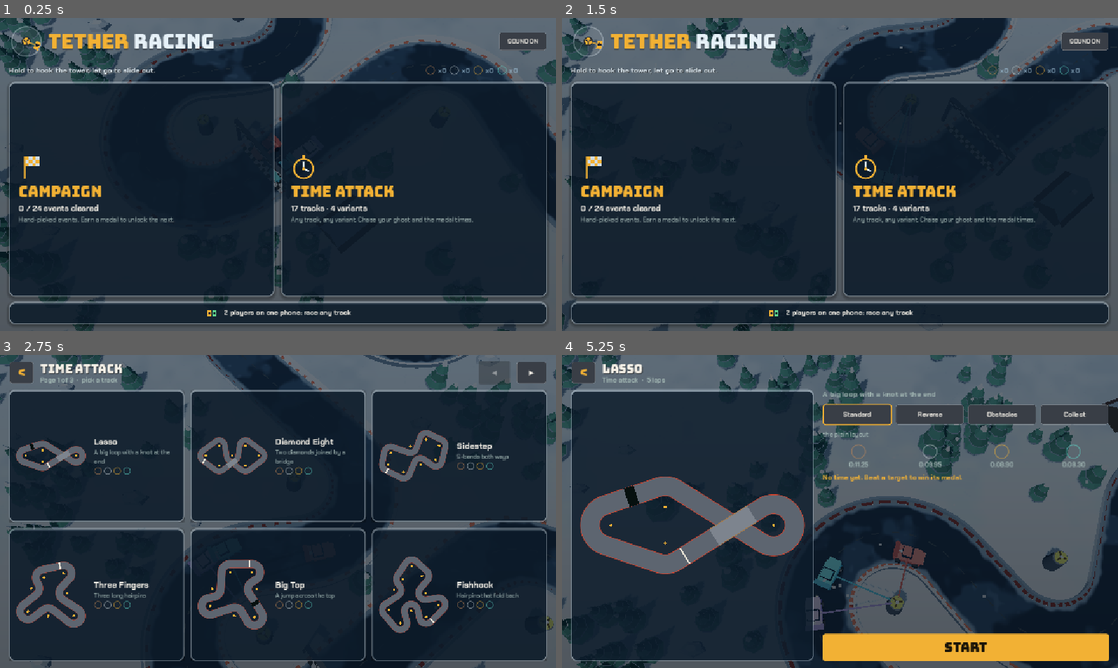
Above: before the commit, frames 1-4 (two rows, left to right).
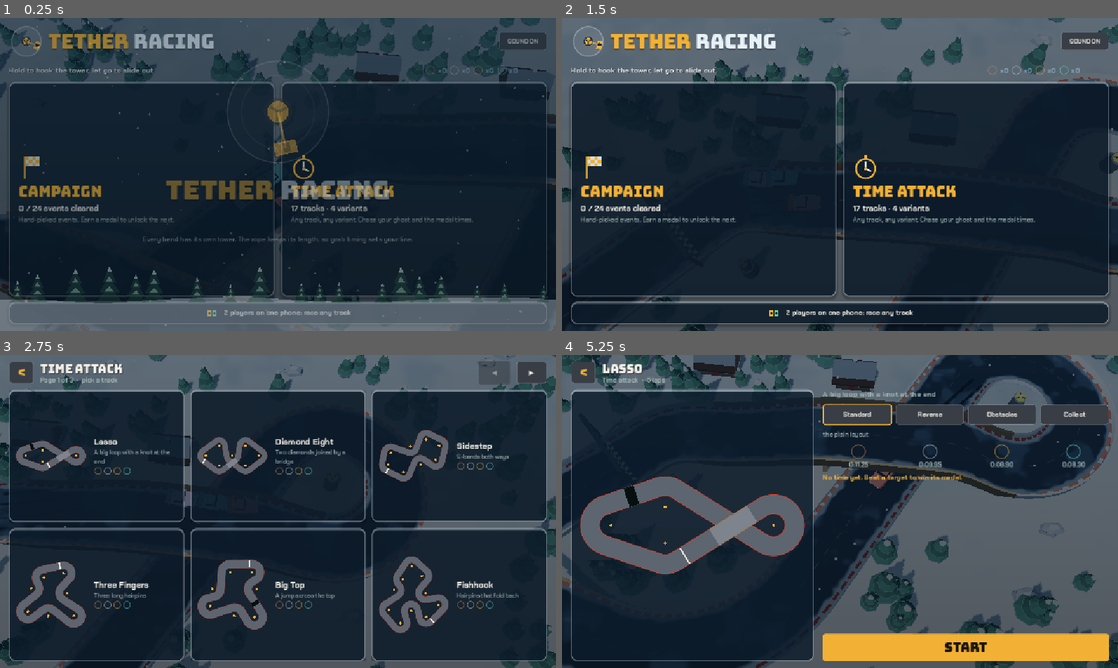
Above: after the commit, the same moments.

Repository: guillaumefont/games
Game: Godot game, scene res://scenes/main.tscn
Two runs of this game, one before a commit and one after it. Both use one fixed random seed, a clock stepped at 60 frames per second and the inputs below.
Inputs (mouse positions are in pixels of both pictures, inside the frame that each line leads up to):
- Up to frame 1 (0.25 s): no input
- Up to frame 2 (1.5 s): click (701, 190) at 0.52 s; click "<" at 1.25 s
- Up to frame 3 (2.75 s): click (411, 527) at 2.02 s
- Up to frame 4 (5.25 s): click "▶" at 2.75 s; click "◀" at 3.5 s; click (656, 455) at 4.27 s; click "Standard" at 5 s

The runs differ from the first frame. In frame 1, 32% of the frame differs, in the area x 0-100%, y 0-100%; in frame 2, 14%; in frame 3, 9.9%; in frame 4, 36%.

Commit message:
Custom boot splash and loading screen
- Boot splash (Android and web): the tower emblem with the car on its
  tether and the TETHER RACING wordmark on night blue, rendered from the
  game's own drawing by tools/gen_splash.gd into icons/splash.png.
- Loading screen with the same art in a snowy night scene (animated
  emblem, falling snow, pines), the track name and a gameplay tip. It
  covers startup, the build of each race track and the return to menu,
  then fades out.

Co-Authored-By: Claude Opus 5.5 <noreply@anthropic.com>
Claude-Session: https://claude.ai/code/session_01VxP4fsK6zWLaqWrecQnMUK

Diff:
--- a/tether-rally/project.godot
+++ b/tether-rally/project.godot
@@ -7,7 +7,9 @@
 config/description="Original slingshot-style racer: hook spinning towers, whip round the bends."
 run/main_scene="res://scenes/main.tscn"
 config/features=PackedStringArray("4.7", "Mobile")
-boot_splash/bg_color=Color(0.063, 0.161, 0.169, 1)
+boot_splash/bg_color=Color(0.0235, 0.0706, 0.1059, 1)
+boot_splash/image="res://icons/splash.png"
+boot_splash/stretch_mode=1
 config/icon="res://icon.svg"
 
 [display]
--- a/tether-rally/scripts/main.gd
+++ b/tether-rally/scripts/main.gd
@@ -51,8 +51,10 @@
 		if not nx.is_empty():
 			ui.menu.ev = nx
 			_start_event(nx))
-	ui.menu_pressed.connect(_to_menu)
+	ui.menu_pressed.connect(func(): _with_loading("", _to_menu))
+	ui.show_loading("")   # picks up from the boot splash, fades out once the menu scene is up
 	_to_menu()
+	_fade_in_later()
 	# automation hooks for headless screenshots: --  --demo=<track>,<variant>,<seconds>
 	for a in OS.get_cmdline_user_args():
 		if a.begins_with("--demo="):
@@ -60,6 +62,19 @@
 
 func rec_key() -> String:
 	return Records.key(Defs.TRACKS[track_idx]["name"], variant)
+
+func _fade_in_later() -> void:
+	for k in 3:
+		await get_tree().process_frame
+	ui.hide_loading()
+
+# show the loading screen for a frame, then do the slow track build behind it
+func _with_loading(title: String, work: Callable) -> void:
+	ui.show_loading(title)
+	await get_tree().process_frame
+	await get_tree().process_frame
+	work.call()
+	ui.hide_loading()
 
 func _to_menu() -> void:
 	phase = "menu"
@@ -82,7 +97,7 @@
 	variant = ev["variant"]
 	mode = ev["mode"]
 	humans = ev["humans"]
-	new_race()
+	_with_loading(Defs.TRACKS[track_idx]["name"], new_race)
 
 func new_race() -> void:
 	attract = null
@@ -355,10 +370,12 @@
 	if out == "":
 		out = "user://"
 	await get_tree().process_frame
-	var shots := [["menu_home", func(): ui.menu.show_home()],
+	var shots := [["menu_home", func(): ui.loading.visible = false; ui.menu.show_home()],
 		["menu_campaign", func(): ui.menu.kind = "campaign"; ui.menu.page = 0; ui.menu.show_list()],
 		["menu_attack", func(): ui.menu.kind = "attack"; ui.menu.page = 1; ui.menu.show_list()],
+		["loading", func(): ui.show_loading(Defs.TRACKS[track_idx]["name"])],
 		["menu_event", func():
+			ui.loading.visible = false
 			ui.menu.ev = { "track": track_idx, "variant": variant, "mode": mode, "humans": humans, "kind": "attack" if mode == "trial" else "campaign", "idx": 1 }
 			ui.menu.show_event()]]
 	for sh in shots:
--- a/tether-rally/scripts/menu_art.gd
+++ b/tether-rally/scripts/menu_art.gd
@@ -117,3 +117,90 @@
 			if font:
 				draw_string(font, Vector2(x + r + 5, size.y * 0.5 + font_size * 0.36), txt, HORIZONTAL_ALIGNMENT_LEFT, -1, font_size, col if lit else Color(C_ICE_DIM, 0.7))
 			x += r * 2 + 12 + (font.get_string_size(txt, HORIZONTAL_ALIGNMENT_LEFT, -1, font_size).x if font else 20)
+
+# The title card shared by the boot splash (tools/gen_splash.gd renders it to a PNG) and the
+# in-game loading screen: a snowy night, a row of pines, the tower emblem and the wordmark.
+const C_NIGHT_TOP := Color("#0d2233")
+const C_NIGHT_BOT := Color("#06121b")
+
+class Splash extends Control:
+	var font: Font
+	var t := 0.6               # logo animation time (frozen for the PNG)
+	var animate := true
+	var snow_seed := 7
+	var lift := 0.0            # 0..1 moves the emblem up to leave room for text below
+	var flat := false          # boot PNG: plain background so it blends into any screen shape
+
+	func _process(dt: float) -> void:
+		if animate and is_visible_in_tree():
+			t += dt
+			queue_redraw()
+
+	func _draw() -> void:
+		var w := size.x; var h := size.y
+		var u := minf(w, h)
+		if flat:
+			draw_rect(Rect2(Vector2.ZERO, size), C_NIGHT_BOT)
+			_emblem(w, h, u)
+			return
+		draw_polygon(PackedVector2Array([Vector2.ZERO, Vector2(w, 0), Vector2(w, h), Vector2(0, h)]),
+			PackedColorArray([C_NIGHT_TOP, C_NIGHT_TOP, C_NIGHT_BOT, C_NIGHT_BOT]))
+		# falling snow
+		var rng := RandomNumberGenerator.new()
+		rng.seed = snow_seed
+		for k in 90:
+			var x := fposmod(rng.randf() * w + sin(t * 0.7 + k) * 8.0, w)
+			var y := fposmod(rng.randf() * h + t * (18.0 + rng.randf() * 22.0), h)
+			draw_circle(Vector2(x, y), 1.0 + rng.randf() * 1.8, Color(1, 1, 1, 0.25 + rng.randf() * 0.4))
+		# snow bank and pines along the bottom
+		var gy := h * 0.9
+		var bank := PackedVector2Array([Vector2(0, h), Vector2(0, gy)])
+		for k in 8:
+			bank.append(Vector2(w * (k + 0.5) / 8.0, gy + sin(k * 1.7) * u * 0.012))
+		bank.append(Vector2(w, gy)); bank.append(Vector2(w, h))
+		draw_colored_polygon(bank, Color("#c9d6e0"))
+		rng.seed = snow_seed + 1
+		var x0 := -u * 0.05
+		while x0 < w + u * 0.05:
+			var th := u * (0.05 + rng.randf() * 0.06)
+			var bw := th * 0.42
+			var by := gy + u * 0.01
+			for tier in 3:
+				var tw := bw * (1.0 - tier * 0.25)
+				var ty := by - th * tier * 0.3
+				draw_colored_polygon(PackedVector2Array([Vector2(x0 - tw, ty), Vector2(x0 + tw, ty), Vector2(x0, ty - th * 0.5)]), Color("#1f4438"))
+				draw_colored_polygon(PackedVector2Array([Vector2(x0 - tw * 0.35, ty - th * 0.33), Vector2(x0 + tw * 0.35, ty - th * 0.33), Vector2(x0, ty - th * 0.5)]), Color("#e6eef4"))
+			x0 += u * (0.05 + rng.randf() * 0.09)
+		_emblem(w, h, u)
+
+	func _emblem(w: float, h: float, u: float) -> void:
+		# emblem: tower, rotor, car on its tether
+		var c := Vector2(w * 0.5, h * (0.38 - 0.08 * lift))
+		var R := u * 0.15
+		draw_circle(c, R * 1.08, Color(1, 1, 1, 0.05))
+		draw_arc(c, R * 1.08, 0, TAU, 64, Color(C_ICE, 0.3), maxf(2.0, u * 0.004), true)
+		draw_arc(c, R * 0.78, 0, TAU, 64, Color(C_ICE, 0.12), maxf(1.0, u * 0.003), true)
+		draw_circle(c, R * 0.3, C_TOWER)
+		draw_circle(c, R * 0.23, C_AMBER)
+		for k in 3:
+			var ra := -t * 3.0 + TAU * k / 3.0
+			draw_line(c, c + Vector2.from_angle(ra) * R * 0.2, C_TOWER, maxf(2.0, R * 0.06), true)
+		var a := t * 1.6
+		var p := c + Vector2.from_angle(a) * R * 0.78
+		draw_line(c, p, C_AMBER, maxf(2.0, R * 0.045), true)
+		var fwd := Vector2.from_angle(a + PI / 2)
+		var side := Vector2.from_angle(a)
+		var L := R * 0.24; var W := R * 0.14
+		draw_colored_polygon(PackedVector2Array([p + fwd * L + side * W, p + fwd * L - side * W, p - fwd * L - side * W, p - fwd * L + side * W]), C_CAR)
+		draw_colored_polygon(PackedVector2Array([p + fwd * L * 0.2 + side * W * 0.7, p + fwd * L * 0.2 - side * W * 0.7, p - fwd * L * 0.4 - side * W * 0.7, p - fwd * L * 0.4 + side * W * 0.7]), Color("#1a2330"))
+		if font == null:
+			return
+		var fs := int(u * 0.085)
+		var w1 := font.get_string_size("TETHER ", HORIZONTAL_ALIGNMENT_LEFT, -1, fs).x
+		var wt := font.get_string_size("TETHER RACING", HORIZONTAL_ALIGNMENT_LEFT, -1, fs).x
+		var base := c.y + R * 1.08 + u * 0.05 + fs * 0.8
+		var x := (w - wt) * 0.5
+		draw_string(font, Vector2(x, base + u * 0.006), "TETHER", HORIZONTAL_ALIGNMENT_LEFT, -1, fs, Color(0, 0, 0, 0.4))
+		draw_string(font, Vector2(x + w1, base + u * 0.006), "RACING", HORIZONTAL_ALIGNMENT_LEFT, -1, fs, Color(0, 0, 0, 0.4))
+		draw_string(font, Vector2(x, base), "TETHER", HORIZONTAL_ALIGNMENT_LEFT, -1, fs, C_AMBER)
+		draw_string(font, Vector2(x + w1, base), "RACING", HORIZONTAL_ALIGNMENT_LEFT, -1, fs, C_ICE)
--- a/tether-rally/scripts/ui.gd
+++ b/tether-rally/scripts/ui.gd
@@ -7,6 +7,17 @@
 const MenuScreens = preload("res://scripts/menu.gd")
 const Medals = preload("res://scripts/medals.gd")
 const Defs = preload("res://scripts/track_defs.gd")
+const Art = preload("res://scripts/menu_art.gd")
+
+const TIPS := [
+	"Hook the tower as you enter the bend, let go when your nose points down the exit.",
+	"Rubbing the rail cuts your throttle. Let go a touch earlier to stay off it.",
+	"Every bend has its own tower. The rope keeps its length, so grab timing sets your line.",
+	"After you let go the car slides a little on the ice. Aim for it.",
+	"Beat a medal time to unlock the next campaign event.",
+	"In Collect, the gems trace the ideal line. Each one missed costs a quarter second.",
+	"Posts shatter when you hit them, and cost you a second.",
+]
 
 signal again_pressed
 signal menu_pressed
@@ -113,6 +124,7 @@
 	root.add_child(menu)
 	menu.setup(self)
 	_build_results()
+	_build_loading()
 
 func _make_theme() -> Theme:
 	var t := Theme.new()
@@ -216,6 +228,8 @@
 	minimap.offset_top = minimap.offset_bottom - MINIMAP
 	var vp := root.get_viewport_rect().size
 	results_panel.custom_minimum_size.x = minf(440.0, vp.x - 40.0)
+	if _load_box:
+		_place_loading()
 
 # keep clear of notches / rounded corners
 func safe_insets() -> Dictionary:
@@ -278,6 +292,63 @@
 	vb.add_child(back)
 	results.visible = false
 
+# ---------------------------------------------------------------- loading screen
+var loading: Control
+var _load_title: Label
+var _load_tip: Label
+var _load_tween: Tween
+var _load_box: VBoxContainer
+
+# the title and tip sit just under the wordmark, whatever the screen shape
+func _place_loading() -> void:
+	var vp := root.get_viewport_rect().size
+	_load_box.offset_top = vp.y * 0.30 + minf(vp.x, vp.y) * 0.34
+
+func _build_loading() -> void:
+	loading = Control.new()
+	loading.set_anchors_and_offsets_preset(Control.PRESET_FULL_RECT)
+	loading.mouse_filter = Control.MOUSE_FILTER_STOP
+	var sp := Art.Splash.new()
+	sp.font = f_display
+	sp.lift = 1.0
+	sp.set_anchors_and_offsets_preset(Control.PRESET_FULL_RECT)
+	sp.mouse_filter = Control.MOUSE_FILTER_IGNORE
+	loading.add_child(sp)
+	var vb := VBoxContainer.new()
+	vb.set_anchors_preset(Control.PRESET_FULL_RECT)
+	_load_box = vb
+	vb.offset_left = 24; vb.offset_right = -24
+	vb.add_theme_constant_override("separation", 6)
+	vb.mouse_filter = Control.MOUSE_FILTER_IGNORE
+	loading.add_child(vb)
+	_load_title = _label("", 20, C_POST, f_bold)
+	_load_title.horizontal_alignment = HORIZONTAL_ALIGNMENT_CENTER
+	vb.add_child(_load_title)
+	_load_tip = _label("", 14, Art.C_ICE, f_med)
+	_load_tip.horizontal_alignment = HORIZONTAL_ALIGNMENT_CENTER
+	_load_tip.add_theme_color_override("font_shadow_color", Color(0, 0, 0, 0.6))
+	_load_tip.add_theme_constant_override("shadow_offset_y", 1)
+	vb.add_child(_load_tip)
+	loading.visible = false
+	root.add_child(loading)
+
+# cover the screen while a track is built; title is e.g. the track name
+func show_loading(title: String) -> void:
+	if _load_tween:
+		_load_tween.kill()
+	_load_title.text = title.to_upper()
+	_load_tip.text = TIPS[randi() % TIPS.size()]
+	loading.modulate.a = 1.0
+	loading.visible = true
+	_place_loading()
+
+func hide_loading() -> void:
+	if not loading.visible:
+		return
+	_load_tween = create_tween()
+	_load_tween.tween_property(loading, "modulate:a", 0.0, 0.35)
+	_load_tween.tween_callback(func(): loading.visible = false)
+
 # ---------------------------------------------------------------- menu state
 func show_menu() -> void:
 	menu.visible = true
--- /dev/null
+++ b/tether-rally/tools/gen_splash.gd
@@ -0,0 +1,20 @@
+extends SceneTree
+# Renders the boot splash (icons/splash.png) from the same drawing as the loading screen.
+# Needs a display: xvfb-run godot --path . --rendering-method gl_compatibility --resolution 1080x1080 --script tools/gen_splash.gd
+const Art = preload("res://scripts/menu_art.gd")
+
+func _initialize() -> void:
+	var sp := Art.Splash.new()
+	sp.font = load("res://fonts/Bungee-Regular.ttf")
+	sp.animate = false
+	sp.flat = true
+	sp.t = 0.55
+	sp.set_anchors_and_offsets_preset(Control.PRESET_FULL_RECT)
+	root.add_child(sp)
+	for k in 4:
+		await process_frame
+	await RenderingServer.frame_post_draw
+	var img := root.get_texture().get_image()
+	img.save_png("res://icons/splash.png")
+	print("saved ", img.get_size())
+	quit()
Binary file added: tether-rally/icons/splash.png
Not shown, added: tether-rally/icons/splash.png.import
Not shown, added: tether-rally/tools/gen_splash.gd.uid
